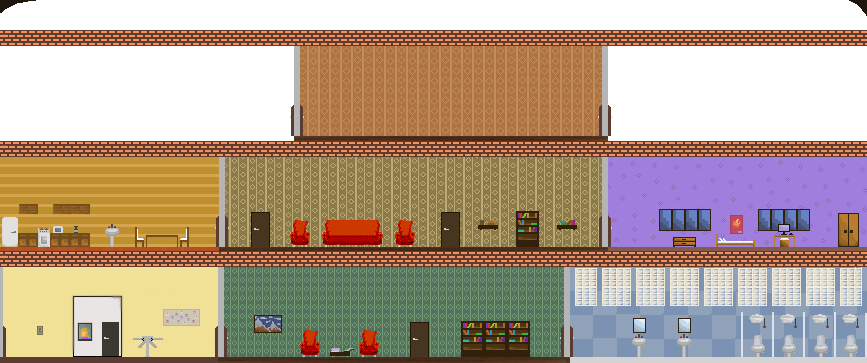
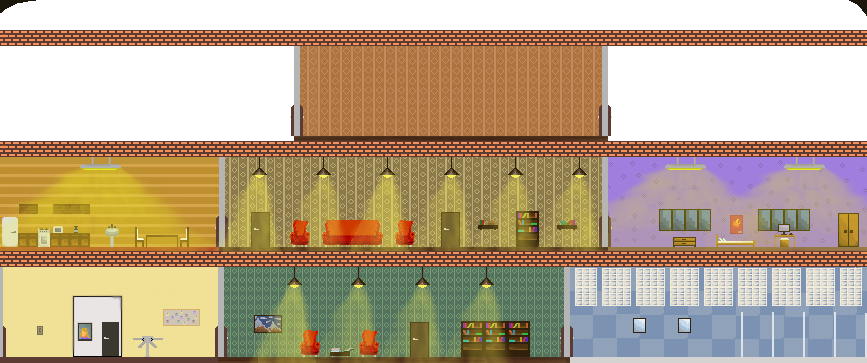
Before/after of a (867, 363) layered artwork. What changed in the layer stack:
added group "lampa" with 19 layers above "students_room" over [0, 157, 867, 363]
added layer "Слой 85" in group "lampa" over [223, 157, 587, 253]
added layer "lustr_1" in group "lampa" over [258, 267, 494, 363]
added layer "Слой 95" in group "lampa" over [784, 157, 825, 170]
added layer "Слой 94" in group "lampa" over [665, 157, 706, 170]
added layer "lustr_dom" in group "lampa" over [80, 157, 121, 170]
added group "light" with 13 layers in group "lampa" over [0, 165, 867, 363]
added layer "Слой 91" (74%) in group "light" over [519, 172, 611, 251]
added layer "Слой 90" (74%) in group "light" over [456, 172, 548, 251]
added layer "Слой 89" (74%) in group "light" over [392, 172, 483, 251]
added layer "Слой 88" (74%) in group "light" over [329, 172, 421, 253]
added layer "Слой 87" (74%) in group "light" over [265, 172, 357, 253]
added layer "Слой 86" (74%) in group "light" over [199, 170, 291, 251]
added layer "Слой 84" in group "light" over [427, 282, 514, 363]
added layer "Слой 83" in group "light" over [363, 282, 455, 363]
added layer "Слой 82" in group "light" over [299, 281, 392, 363]
added layer "Слой 81" in group "light" over [247, 281, 328, 363]
added layer "Слой 93" (40%) in group "light" over [584, 165, 806, 254]
added layer "Слой 92" (40%) in group "light" over [689, 165, 867, 254]
added layer "light_2" (50%) in group "light" over [0, 165, 222, 254]
hid group "invisible" (7 layers) over [424, 164, 859, 357]
